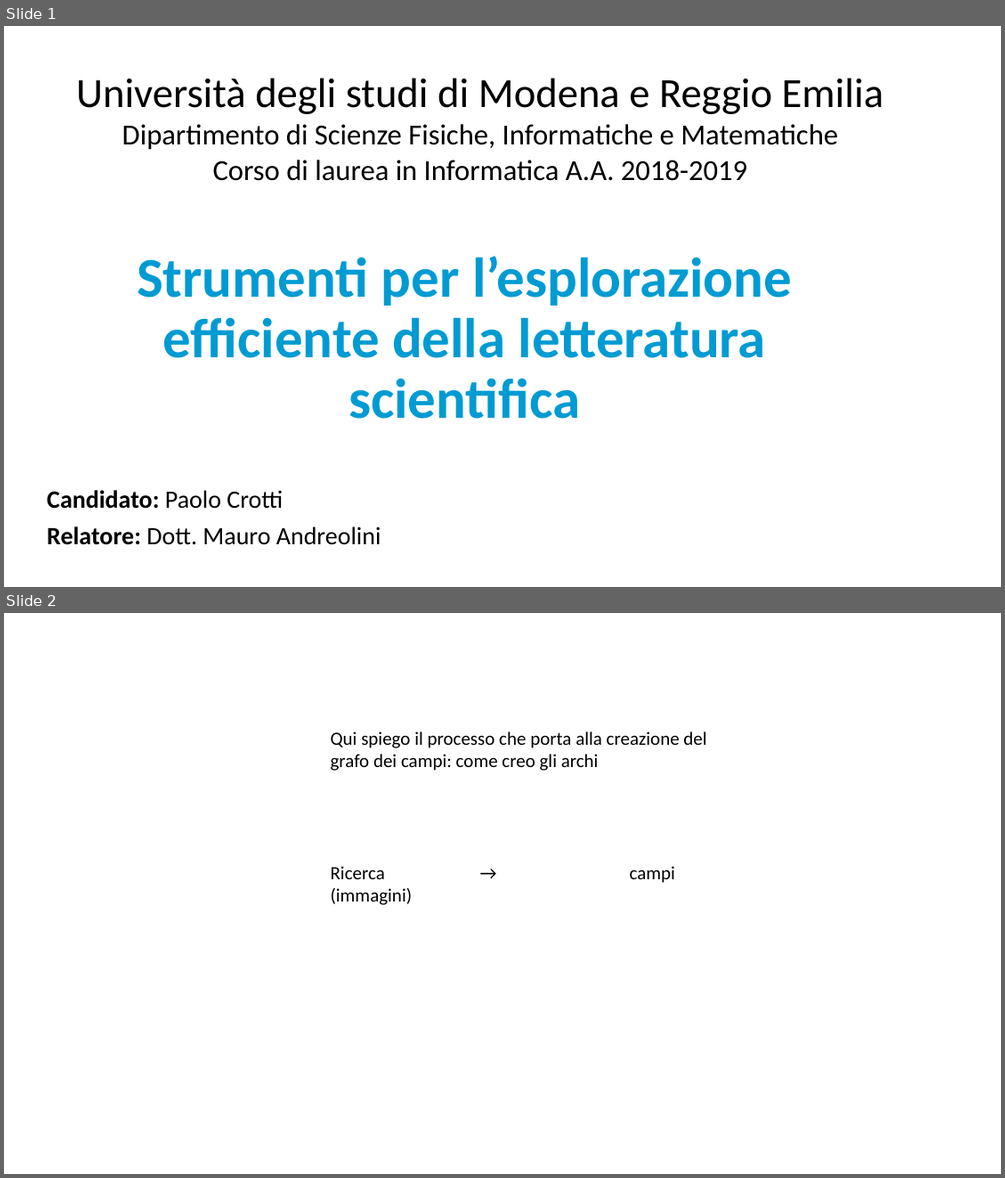
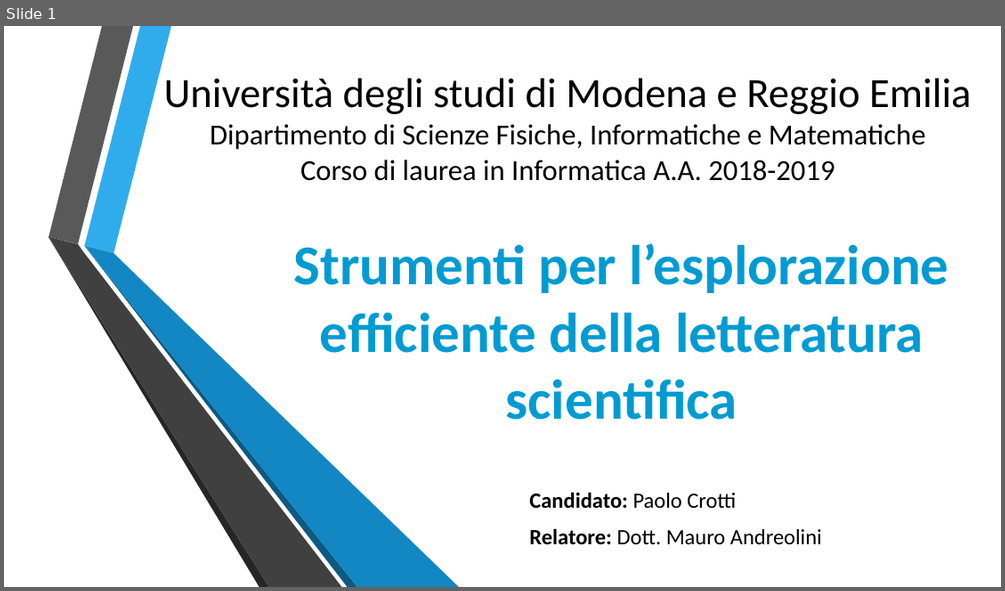
Before and after one commit to return55/lavoro, a slide deck: presentazione.pptx. Shown one above the other, each under a label of ours: slides 1 and 2 before the commit, slide 1 after it. The pictures are 1005x1178 and 1005x591 pixels, drawn with LibreOffice and Linux fonts; fonts in the diff are those of the drawing; background and template pictures are left out. Boxes give left, top, right and bottom in pixels: in the first picture for what was removed or moved away, otherwise in the second. Text is boxed around its words. In the diff, an @@ line names an element or a change of style, - is before the commit and + after.

```diff
--- a/presentazione.pptx
+++ b/presentazione.pptx
@@ slide 2 removed at (x1=4, y1=613, x2=1001, y2=1174), background #FFFFFF @@
@@ text removed at (x1=331, y1=731, x2=706, y2=883) @@
-Qui spiego il processo che porta alla creazione del grafo dei campi: come creo gli archi
-Ricerca → campi (immagini)
@@ slide 1 changed as well @@
@@ text "Università degli studi di Modena ..." moved from (x1=76, y1=78, x2=883, y2=181) to (x1=164, y1=78, x2=971, y2=181) @@
@@ group added at (x1=48, y1=26, x2=460, y2=587): 6 freeform shapes @@
@@ title "Strumenti per l’esplorazione efficiente della ..." moved from (x1=137, y1=256, x2=792, y2=418) to (x1=293, y1=243, x2=948, y2=419) @@
@@ title "Strumenti per l’esplorazione efficiente della ..." at (x1=293, y1=243, x2=948, y2=419): line spacing 0.9 to 1 @@
@@ subtitle "Candidato: Paolo Crotti" moved from (x1=47, y1=490, x2=381, y2=545) to (x1=529, y1=491, x2=822, y2=545) @@
@@ subtitle "Candidato: Paolo Crotti" at (x1=529, y1=491, x2=822, y2=545): size 24 to 21 pt; line spacing 0.9 to 1 @@
```
Also in this commit, not shown: 1 other slide changed, 7 slides added, 9 other files.
